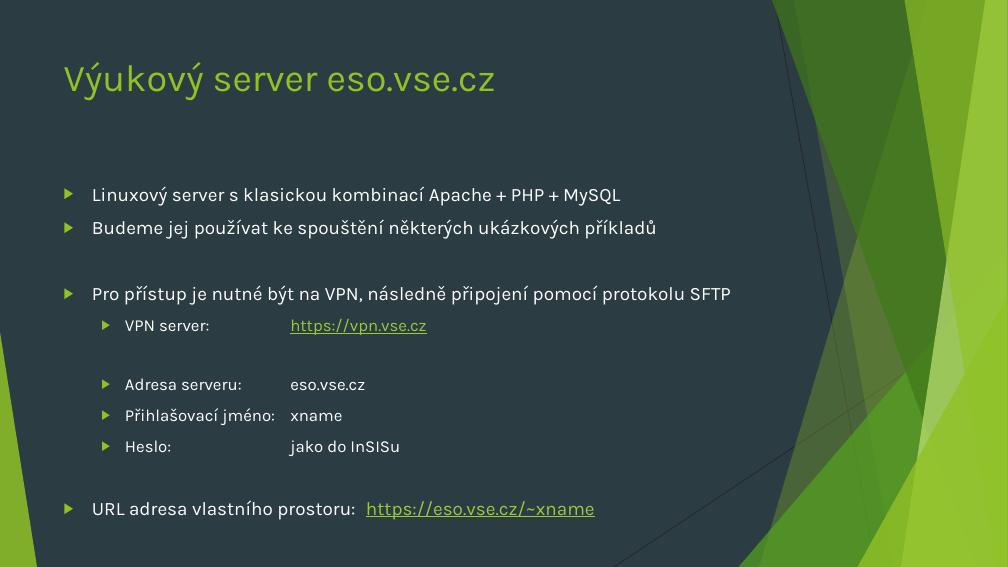
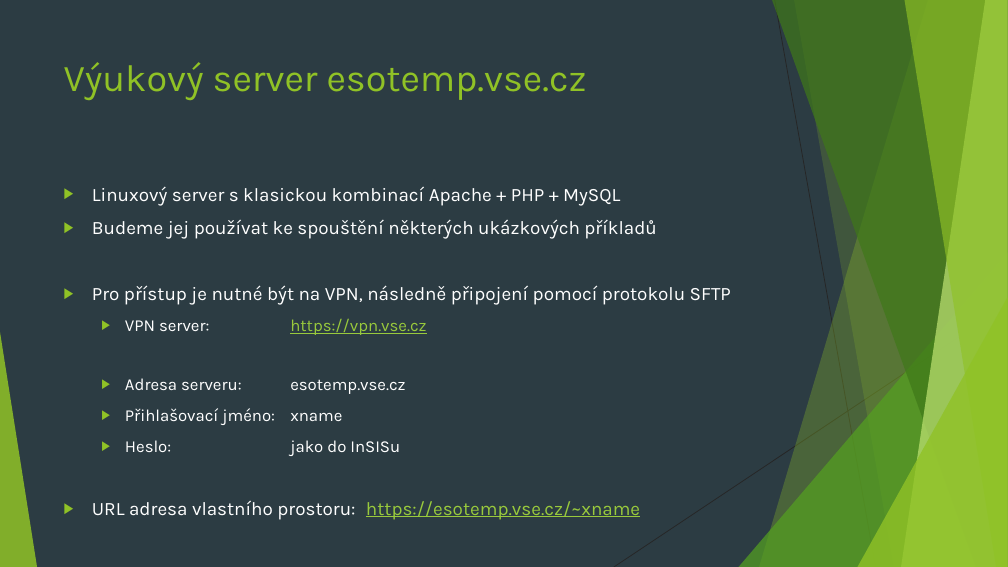
Before and after one commit to 4iz160/cviceni, a slide deck: slide 27 of 03-metadata/cviceni-03.pptx. Drawn at 1008x567 pixels with LibreOffice and Linux fonts; fonts in the diff are those of the drawing. Boxes give left, top, right and bottom in pixels: in the first picture for what was removed or moved away, otherwise in the second. Text is boxed around its words. In the diff, an @@ line names an element or a change of style, - is before the commit and + after.

Commit message:
esotemp

```diff
--- a/03-metadata/cviceni-03.pptx
+++ b/03-metadata/cviceni-03.pptx
@@ title at <box>64,62,587,100</box>: text changed @@
-Výukový server eso.vse.cz
+Výukový server esotemp.vse.cz
@@ text at <box>125,378,405,394</box>: text changed @@
-  ▶ Adresa serveru: eso.vse.cz
+  ▶ Adresa serveru: esotemp.vse.cz
@@ text at <box>92,501,640,520</box>: text changed; text colour #FFFFFF to #99CA3C @@
-▶ URL adresa vlastního prostoru: https://eso.vse.cz/~xname
+▶ URL adresa vlastního prostoru: https://esotemp.vse.cz/~xname
```
Also in this commit, not shown: 1 other file.
